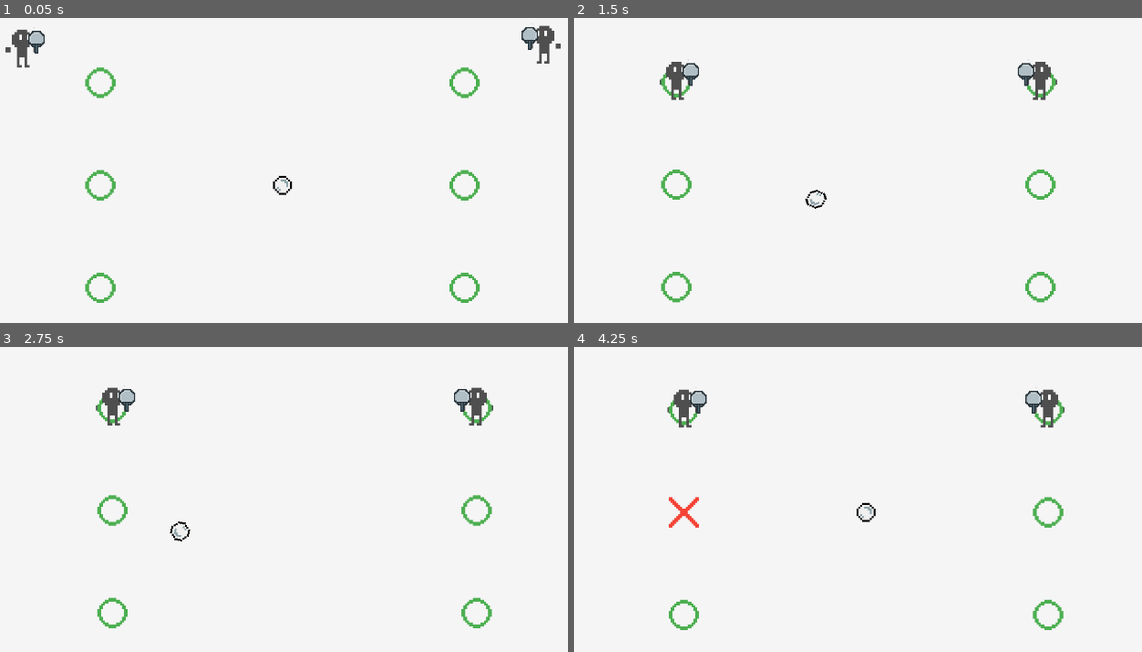
Above: before the commit, frames 1-4 (two rows, left to right).
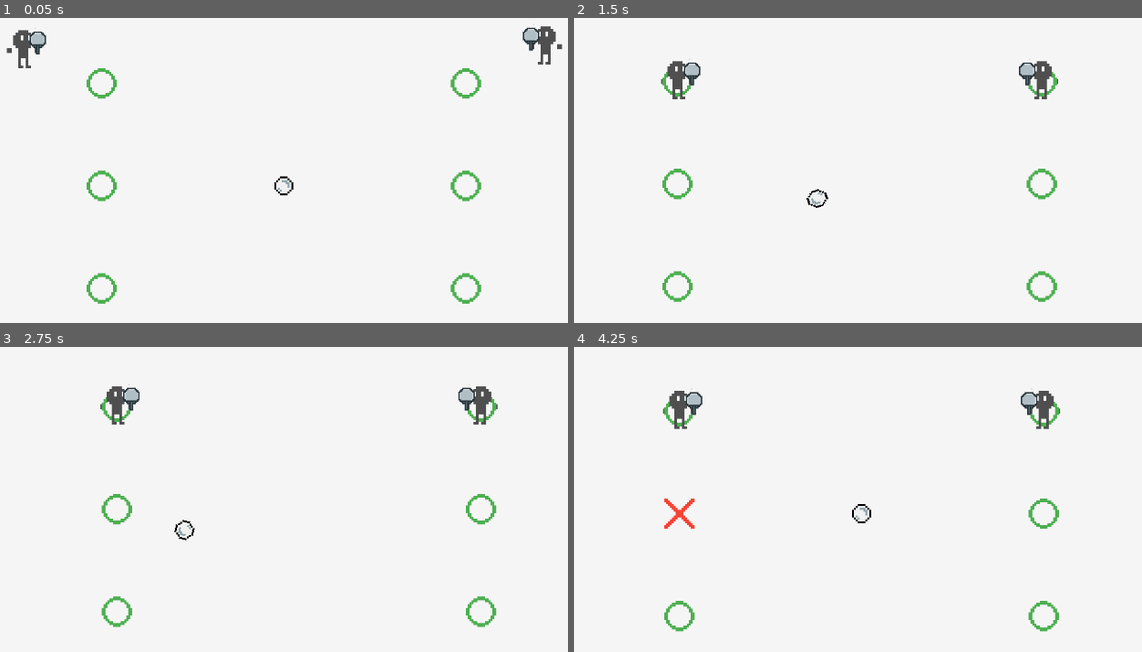
Above: after the commit, the same moments.

Repository: xharris/pongplus
Game: Godot game, scene res://game/game.tscn
Two runs of this game, one before a commit and one after it. Both use one fixed random seed, a clock stepped at 60 frames per second and the inputs below.
Inputs:
- Up to frame 1 (0.05 s): no input
- Up to frame 2 (1.5 s): no input
- Up to frame 3 (2.75 s): no input
- Up to frame 4 (4.25 s): no input

The runs differ from the first frame. In frame 1, 1.5% of the frame differs, in the area x 0-100%, y 1-94%; in frame 2, 1.3%; in frame 3, 2.4%, in the area x 16-88%, y 12-93%; in frame 4, 2.4%.

Commit message:
adds missile impact particles

Diff:
--- a/components/camera/camera.gd
+++ b/components/camera/camera.gd
@@ -3,12 +3,7 @@
 
 static var _static_log = Logger.new("camera")#, Logger.Level.DEBUG)
 
-const FOCAL_POINT_OFFSET: int = 60
-## Midpoint to follow between center of screen and focal point.[br]
-## [code]0.0[/code] is locked to center (no movement)[br]
-## [code]0.5[/code] is halfway[br]
-## [code]1.0[/code] is exact average of all focal points[br]
-static var focal_point_weight: float = 0.2
+static var focal_speed: float = 2.0
 static var total_transform: Transform2D
 
 static func update_view(_delta: float):
@@ -16,8 +11,8 @@
     if not root:
         return
     var canvas_xform = Transform2D.IDENTITY
-    var total_position: Vector2
-    var focal_points = 0
+    var view_center = root.get_viewport().get_visible_rect().size / 2
+    var focal_point_offset: Vector2
     for c: Camera in root.get_tree().get_nodes_in_group(Groups.CAMERA):
         if not c.is_visible_in_tree():
             continue
@@ -25,23 +20,21 @@
         canvas_xform *= c._xform
         # use camera as a focal point
         if c.is_focal_point:
-            focal_points += 1
-            total_position += c.global_position
-    var viewport = root.get_viewport()
+            focal_point_offset -= lerp(Vector2.ZERO, c.global_position - view_center, c.focal_point_weight)
     var focal_xform = Transform2D.IDENTITY
-    if focal_points > 0:
-        var avg_position = total_position / focal_points
-        var view_center = viewport.get_visible_rect().size / 2
-        var adjusted_position = lerp(view_center, avg_position, focal_point_weight)
-        focal_xform = focal_xform.translated(-adjusted_position + view_center)
-
-    total_transform = total_transform.interpolate_with(focal_xform, _delta) * canvas_xform
+    focal_xform = focal_xform.translated(focal_point_offset)
+    total_transform = total_transform.interpolate_with(focal_xform, _delta * focal_speed) * canvas_xform
     root.get_viewport().canvas_transform = total_transform
 
 @export var offset: float = 0
 @export var shake_duration: float = 1.5
 @export var shake_intensity: float = 30
 @export var is_focal_point: bool = false
+## Midpoint to follow between center of screen and focal point.[br]
+## [code]0.0[/code] is center of view (no camera offset)[br]
+## [code]0.5[/code] is halfway between both[br]
+## [code]1.0[/code] is camera node location[br]
+@export var focal_point_weight: float = 0.2
 
 var _log = Logger.new("camera")
 var _shake_t: float = 0
--- /dev/null
+++ b/components/vfx_impact/circle_burst.tres
@@ -0,0 +1,26 @@
+[gd_resource type="ParticleProcessMaterial" load_steps=3 format=3 uid="uid://dqq8l2gt53j6r"]
+
+[sub_resource type="Curve" id="Curve_bxn7d"]
+_data = [Vector2(0.09999, 0), 0.0, 100013.0, 0, 1, Vector2(0.1, 1), 0.0, 0.0, 0, 0, Vector2(1, 1), 0.0, 0.0, 1, 0]
+point_count = 3
+metadata/_snap_enabled = true
+metadata/_snap_count = 20
+
+[sub_resource type="CurveTexture" id="CurveTexture_7thud"]
+curve = SubResource("Curve_bxn7d")
+
+[resource]
+particle_flag_align_y = true
+particle_flag_disable_z = true
+direction = Vector3(1, 1, 0)
+spread = 180.0
+initial_velocity_min = 50.0
+initial_velocity_max = 100.0
+gravity = Vector3(0, 0, 0)
+damping_min = 50.0
+damping_max = 50.0
+scale_min = 3.0
+scale_max = 3.0
+alpha_curve = SubResource("CurveTexture_7thud")
+anim_speed_min = 2.0
+anim_speed_max = 5.0
--- /dev/null
+++ b/components/vfx_impact/vfx_impact.gd
@@ -0,0 +1,19 @@
+extends Node2D
+class_name VfxImpact
+
+@onready var particles: GPUParticles2D = %GPUParticles2D
+
+func _ready() -> void:
+    particles.emitting = false
+    particles.one_shot = false
+
+func circle_burst(pos: Vector2, color: Color = Color.BLACK, amount: int = 3):
+    var xform = Transform2D.IDENTITY
+    xform = xform.translated(pos)
+    particles.emitting = true
+    for _i in amount:
+        particles.emit_particle(
+            xform, Vector2.ZERO, color, color,
+            GPUParticles2D.EMIT_FLAG_POSITION|GPUParticles2D.EMIT_FLAG_COLOR
+        )
+    particles.emitting = false
--- /dev/null
+++ b/components/vfx_impact/vfx_impact.tscn
@@ -0,0 +1,25 @@
+[gd_scene load_steps=5 format=3 uid="uid://slql4xgnuw4j"]
+
+[ext_resource type="Texture2D" uid="uid://ckwin7nuge50" path="res://components/vfx_impact/line-disappear.png" id="1_woao5"]
+[ext_resource type="Script" uid="uid://cxwoa0rneq1j0" path="res://components/vfx_impact/vfx_impact.gd" id="1_wum5h"]
+[ext_resource type="Material" uid="uid://dqq8l2gt53j6r" path="res://components/vfx_impact/circle_burst.tres" id="3_bxn7d"]
+
+[sub_resource type="CanvasItemMaterial" id="CanvasItemMaterial_wum5h"]
+light_mode = 1
+particles_animation = true
+particles_anim_h_frames = 15
+particles_anim_v_frames = 1
+particles_anim_loop = false
+
+[node name="VfxImpact" type="Node2D"]
+script = ExtResource("1_wum5h")
+
+[node name="GPUParticles2D" type="GPUParticles2D" parent="."]
+unique_name_in_owner = true
+modulate = Color(0, 0, 0, 1)
+material = SubResource("CanvasItemMaterial_wum5h")
+texture = ExtResource("1_woao5")
+lifetime = 2.0
+preprocess = 0.3
+explosiveness = 1.0
+process_material = ExtResource("3_bxn7d")
--- a/entities/player/player.gd
+++ b/entities/player/player.gd
@@ -12,6 +12,7 @@
 @onready var character: Character = $Character
 @onready var camera: Camera = $Camera
 @onready var health: Health = $Health
+@onready var vfx_impact: VfxImpact = $VfxImpact
 
 @export var player_controller_config: PlayerControllerConfig
 @export var abilities: Array[Ability]
@@ -88,7 +89,7 @@
 func _on_hitbox_body_entered_once(body: Node2D):
     if body is Hitbox:
         var parent = body.get_parent()
-        if parent:
+        if parent and Util.find_child(parent, Missile):
             var visitors: Array[Visitor]
             for a in abilities:
                 visitors.append_array(a.on_me_hit_missile)
@@ -106,6 +107,7 @@
             Visitor.visit(self, visitors)
             Visitor.visit(parent, visitors)
             aim_direction = AimDirection.STRAIGHT
+            vfx_impact.circle_burst(body.global_position)
 
 ## Is currently in the middle of an attack
 func is_attack_locked():
--- a/entities/player/player.tscn
+++ b/entities/player/player.tscn
@@ -9,6 +9,7 @@
 [ext_resource type="PackedScene" uid="uid://bjkuareenbkbr" path="res://components/character/character.tscn" id="7_qiwj3"]
 [ext_resource type="PackedScene" uid="uid://do5aduvfpkbbv" path="res://components/camera/camera.tscn" id="8_26q78"]
 [ext_resource type="PackedScene" uid="uid://c2ij1bmmbk4su" path="res://components/health/health.tscn" id="9_bectd"]
+[ext_resource type="PackedScene" uid="uid://slql4xgnuw4j" path="res://components/vfx_impact/vfx_impact.tscn" id="10_wvtmh"]
 
 [sub_resource type="CircleShape2D" id="CircleShape2D_8fjmc"]
 radius = 16.0
@@ -42,3 +43,5 @@
 
 [node name="Health" parent="." instance=ExtResource("9_bectd")]
 max = 3
+
+[node name="VfxImpact" parent="." instance=ExtResource("10_wvtmh")]
--- a/resources/abilities/player.tres
+++ b/resources/abilities/player.tres
@@ -1,7 +1,7 @@
 [gd_resource type="Resource" script_class="Ability" load_steps=9 format=3 uid="uid://dhd07b8guciwu"]
 
 [ext_resource type="Script" uid="uid://fblxl8ipdlsr" path="res://components/visitor/visitor.gd" id="1_p3pga"]
-[ext_resource type="Resource" uid="uid://ctr26w3na3vvl" path="res://resources/missile_visitors/increase_speed.tres" id="6_8tc3a"]
+[ext_resource type="Resource" uid="uid://ctr26w3na3vvl" path="res://resources/missile_visitors/missile_increase_speed.tres" id="2_p3pga"]
 [ext_resource type="Resource" uid="uid://df5po4q22l4j1" path="res://resources/camera_visitors/camera_shake_small.tres" id="7_xjtyu"]
 [ext_resource type="Resource" uid="uid://cilyext635ffc" path="res://resources/character_visitors/character_flash_weapon_quick.tres" id="8_0qag6"]
 [ext_resource type="Script" uid="uid://2ap2s3ni6oid" path="res://components/ability/ability.gd" id="9_q2tj6"]
@@ -14,7 +14,7 @@
 name = &"player"
 overrides = true
 on_ready = Array[ExtResource("1_p3pga")]([])
-on_me_hit_missile = Array[ExtResource("1_p3pga")]([ExtResource("6_8tc3a"), ExtResource("7_xjtyu"), ExtResource("8_0qag6")])
+on_me_hit_missile = Array[ExtResource("1_p3pga")]([ExtResource("2_p3pga"), ExtResource("7_xjtyu"), ExtResource("8_0qag6")])
 on_me_hit_missile_straight = Array[ExtResource("1_p3pga")]([ExtResource("10_xyanm")])
 on_me_hit_missile_up = Array[ExtResource("1_p3pga")]([ExtResource("11_8tc3a")])
 on_me_hit_missile_down = Array[ExtResource("1_p3pga")]([ExtResource("9_r1t8y")])
--- a/resources/camera_visitors/camera_shake_small.tres
+++ b/resources/camera_visitors/camera_shake_small.tres
@@ -4,6 +4,6 @@
 
 [resource]
 script = ExtResource("1_3tapd")
-amount = Vector2(3, 0)
+amount = Vector2(2, 0)
 duration = 1.5
 metadata/_custom_type_script = "uid://d2isw0wgsh42n"
Binary file added: components/vfx_impact/line-disappear.png
Not shown, added: components/vfx_impact/line-disappear.png.import
Not shown, added: components/vfx_impact/vfx_impact.gd.uid
Not shown: 1 places in entities/player/player.tscn that only renumber resources
Renamed: resources/missile_visitors/decrease_speed.tres -> resources/missile_visitors/missile_decrease_speed.tres
Renamed: resources/missile_visitors/increase_speed.tres -> resources/missile_visitors/missile_increase_speed.tres
